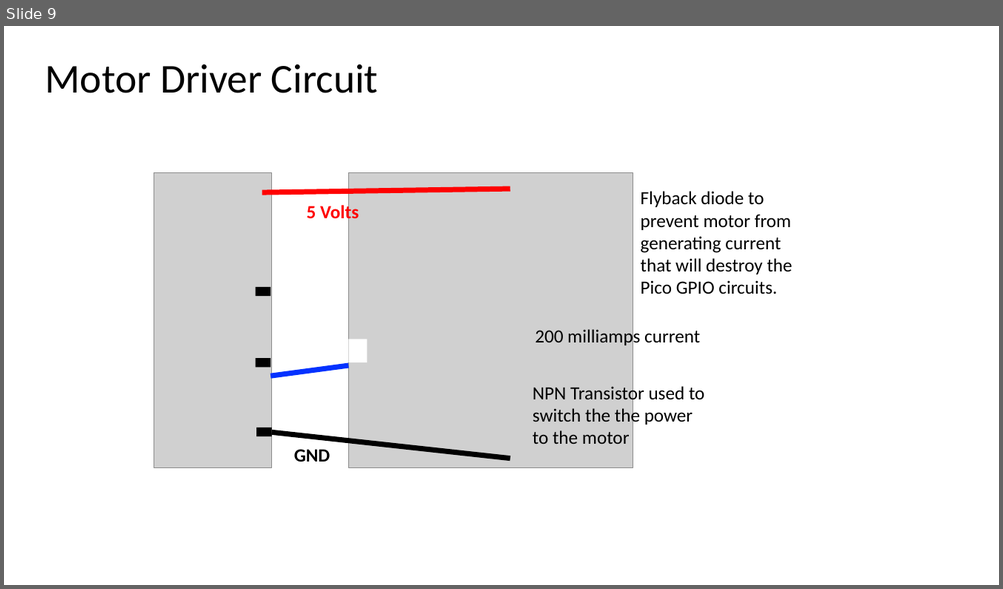
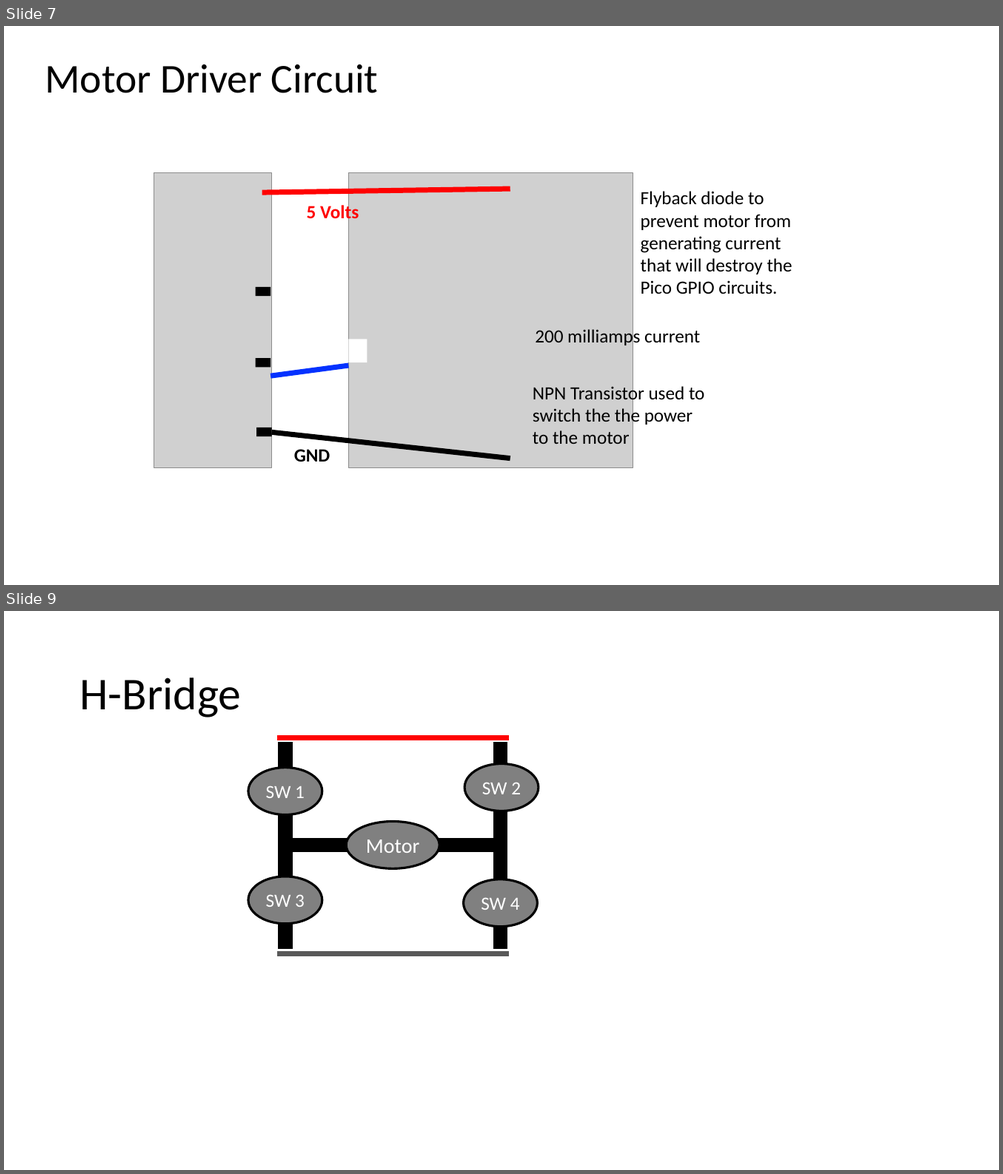
Before and after one commit to CoderDojoTC/micropython, a slide deck: docs/presentations/Circuit-Diagrams.pptx. Shown one above the other, each under a label of ours: slide 9 before the commit, slides 7 and 9 after it; the slides between them are not shown. The pictures are 1003x589 and 1003x1174 pixels, drawn with LibreOffice and Linux fonts; fonts in the diff are those of the drawing; grey boxes stand for pictures. Boxes give left, top, right and bottom in pixels: in the first picture for what was removed or moved away, otherwise in the second. Text is boxed around its words. In the diff, an @@ line names an element or a change of style, - is before the commit and + after.

```diff
--- a/docs/presentations/Circuit-Diagrams.pptx
+++ b/docs/presentations/Circuit-Diagrams.pptx
@@ slide 9 added at <box>4,611,999,1170</box>, background #FFFFFF @@
@@ title added at <box>79,678,241,718</box>, 44 pt, text #000000 @@
+H-Bridge
@@ line added from (277, 738) to (509, 738), #FF0000 5 pt @@
@@ line added from (285, 749) to (285, 942), #000000 14 pt @@
@@ ellipse added at <box>464,764,538,811</box>, fill #808080, outline #000000 2.25 pt, 18 pt, text #FFFFFF @@
+SW 2
@@ line added from (500, 750) to (500, 943), #000000 14 pt @@
@@ ellipse added at <box>248,768,322,815</box>, fill #808080, outline #000000 2.25 pt, 18 pt, text #FFFFFF @@
+SW 1
@@ ellipse added at <box>346,821,439,869</box>, fill #808080, outline #000000 2.25 pt, 20 pt, text #FFFFFF @@
+Motor
@@ line added from (285, 846) to (498, 846), #000000 14 pt @@
@@ ellipse added at <box>248,877,322,923</box>, fill #808080, outline #000000 2.25 pt, 18 pt, text #FFFFFF @@
+SW 3
@@ ellipse added at <box>464,880,538,926</box>, fill #808080, outline #000000 2.25 pt, 18 pt, text #FFFFFF @@
+SW 4
@@ line added from (277, 954) to (509, 954), #595959 5 pt @@
@@ what was slide 9 is now slide 7 @@
```
Also in this commit, not shown: 4 other slides added, 5 slides removed, 4 other files.
